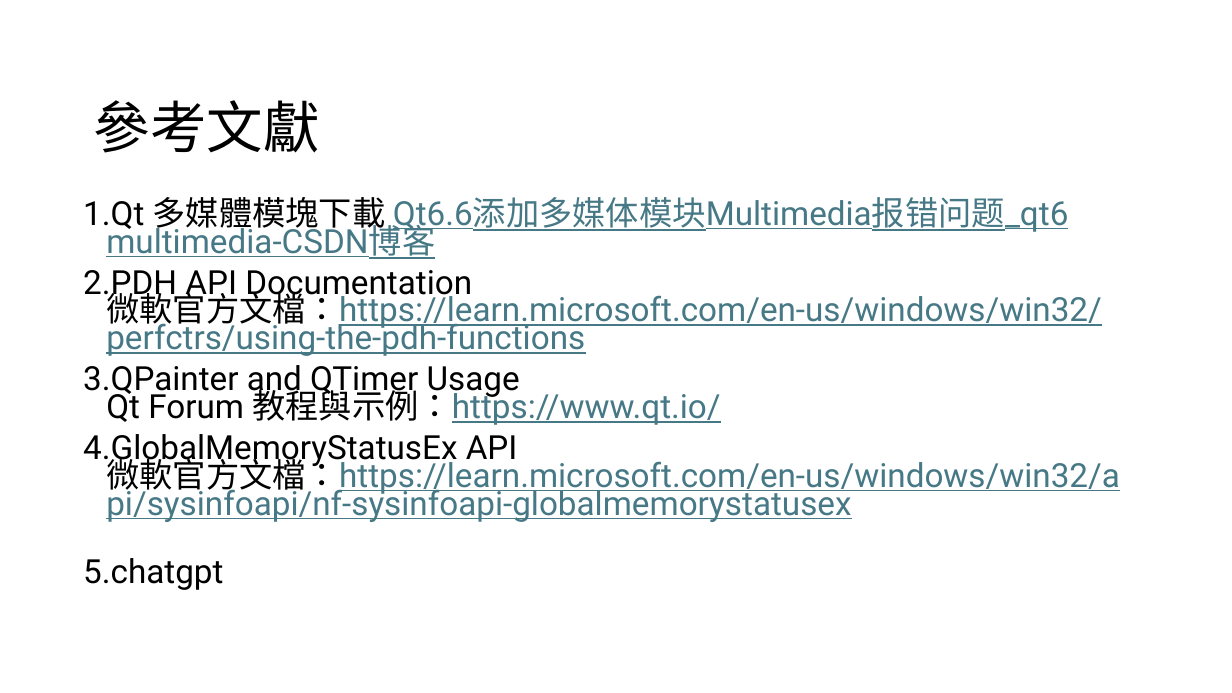
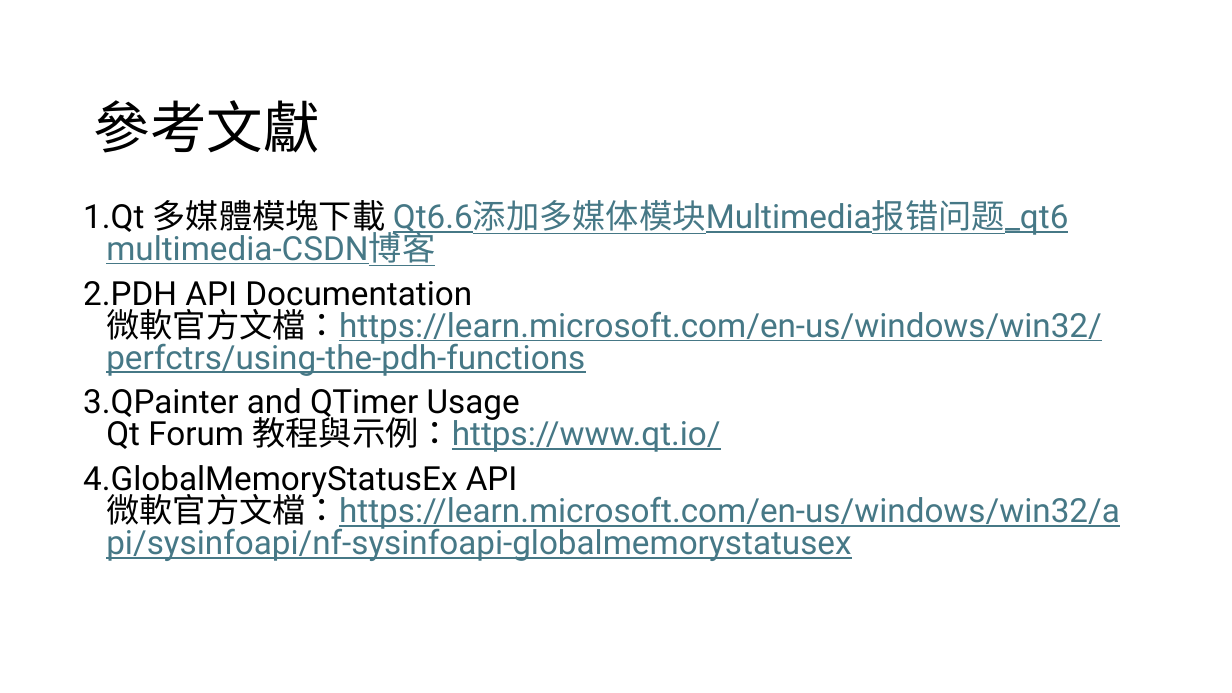
Before and after one commit to penny-sung/clock, a slide deck: slide 8 of 視窗程式設計期末.pptx. Drawn at 1232x693 pixels with LibreOffice and Linux fonts; fonts in the diff are those of the drawing. Boxes give left, top, right and bottom in pixels: in the first picture for what was removed or moved away, otherwise in the second. Text is boxed around its words. In the diff, an @@ line names an element or a change of style, - is before the commit and + after.

```diff
--- a/視窗程式設計期末.pptx
+++ b/視窗程式設計期末.pptx
@@ text "Qt 多媒體模塊下載 Qt6.6添加多媒体模块Multimedia报错问题_qt6 multimedia-CSDN博客" at [83,200,1120,561]: line spacing 0.7 to 0.8 @@
@@ text at [83,558,223,590]: paragraph removed @@
-5.chatgpt
```
Also in this commit, not shown: 2 other files.
